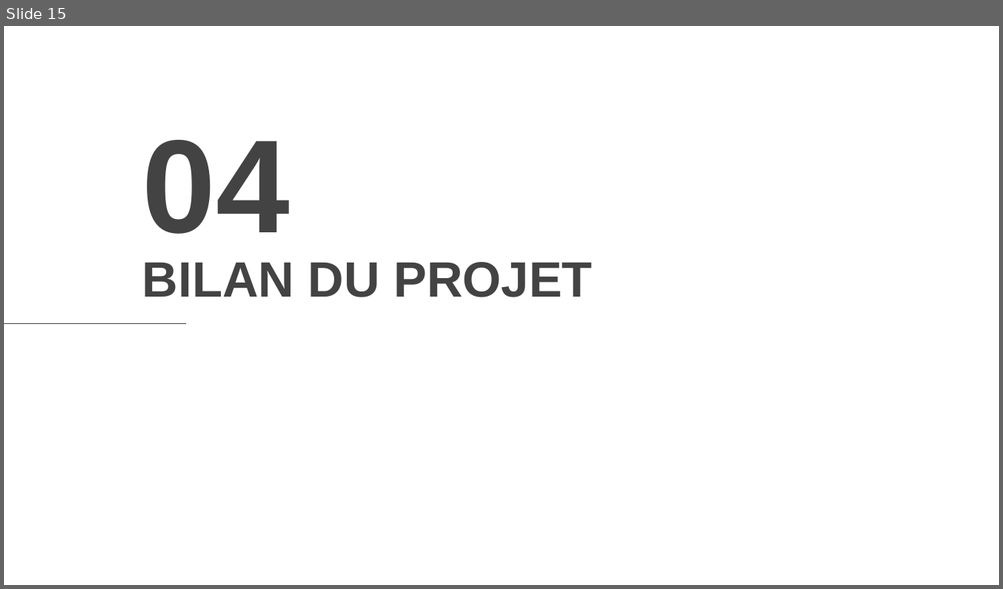
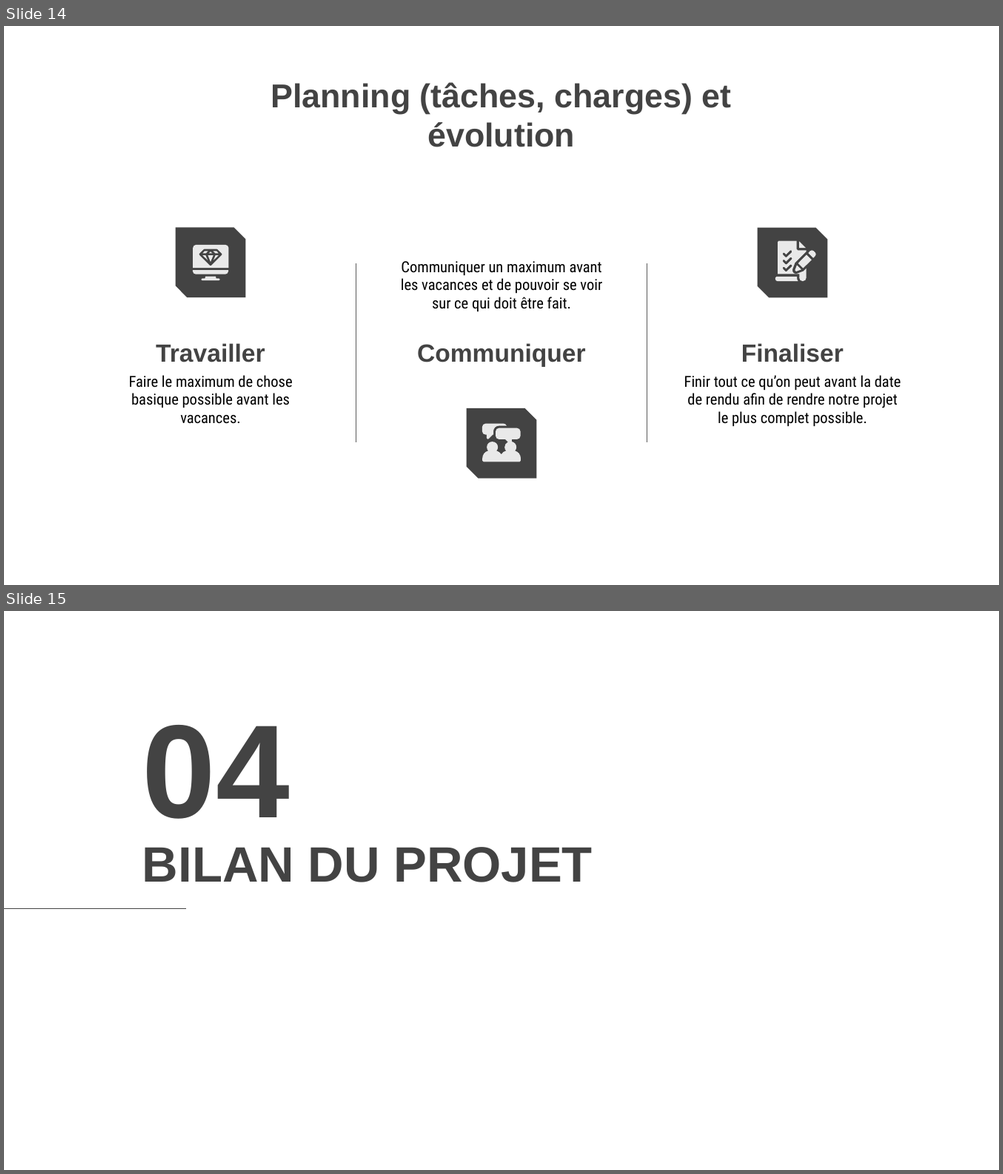
Before and after one commit to mxhohl/projet-m1i3d-compilation, a slide deck: documents/Projet_Conduite.pptx. Shown one above the other, each under a label of ours: slide 15 before the commit, slides 14 and 15 after it. The pictures are 1003x589 and 1003x1174 pixels, drawn with LibreOffice and Linux fonts; fonts in the diff are those of the drawing; background and template pictures are left out. Boxes give left, top, right and bottom in pixels: in the first picture for what was removed or moved away, otherwise in the second. Text is boxed around its words. In the diff, an @@ line names an element or a change of style, - is before the commit and + after.

Commit message:
Finalisation de la présentation : Projet_Conduite.pptx

```diff
--- a/documents/Projet_Conduite.pptx
+++ b/documents/Projet_Conduite.pptx
@@ slide 14 added at [4,26,999,585], background picture (left out) @@
@@ title added at [270,82,731,147], 32 pt, text #434343, bold @@
+Planning (tâches, charges) et évolution
@@ snip diag rect added at [176,227,246,298], fill #434343 @@
@@ snip diag rect added at [757,228,828,298], fill #434343 @@
@@ line added from (356, 264) to (356, 443), #595959 0.75 pt @@
@@ subtitle added at [401,261,602,312], 14.7 pt, text #000000 @@
+Communiquer un maximum avant les vacances et de pouvoir se voir sur ce qui doit être fait.
@@ line added from (647, 264) to (647, 443), #595959 0.75 pt @@
@@ group added at [193,245,228,281]: 9 freeform shapes @@
@@ group added at [776,241,817,281]: 6 freeform shapes @@
@@ title added at [156,343,265,363], 24 pt, text #434343, bold @@
+Travailler
@@ title added at [417,343,586,367], 24 pt, text #434343, bold @@
+Communiquer
@@ title added at [741,343,843,363], 24 pt, text #434343, bold @@
+Finaliser
@@ subtitle added at [129,375,293,424], 14.7 pt, text #000000 @@
+Faire le maximum de chose basique possible avant les vacances.
@@ subtitle added at [684,375,901,427], 14.7 pt, text #000000 @@
+Finir tout ce qu’on peut avant la date de rendu afin de rendre notre projet le plus complet possible.
@@ snip diag rect added at [466,409,537,479], fill #434343 @@
@@ freeform shape added at [482,423,507,440], fill #E9E9E9 @@
@@ freeform shape added at [482,428,521,462], fill #E9E9E9 @@
```
Also in this commit, not shown: 2 slides changed, 2 other slides added, 4 slides removed.
